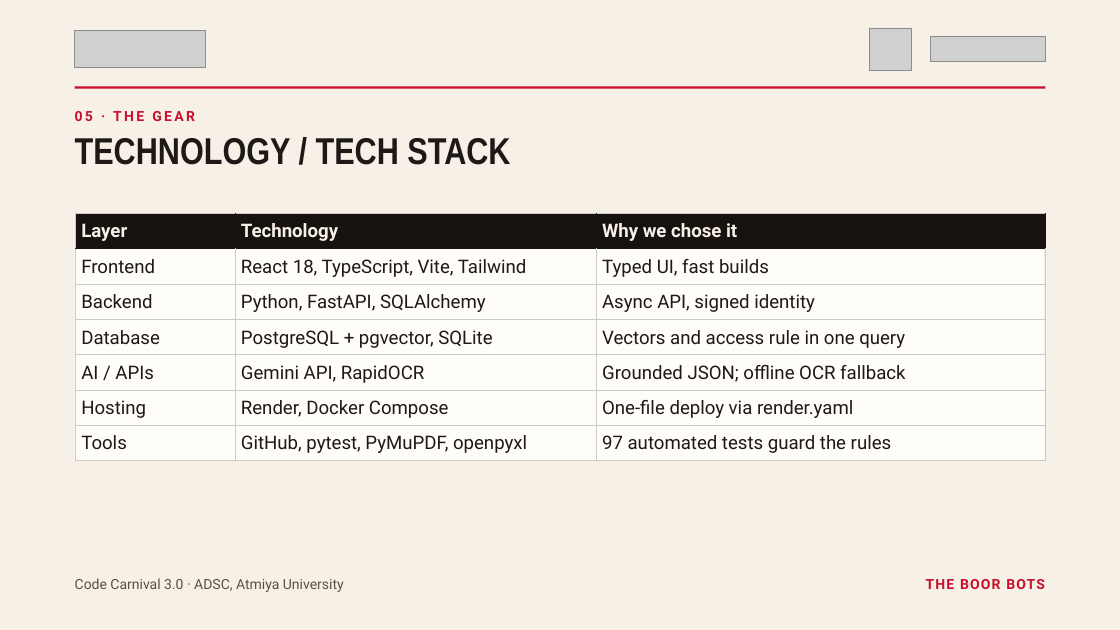
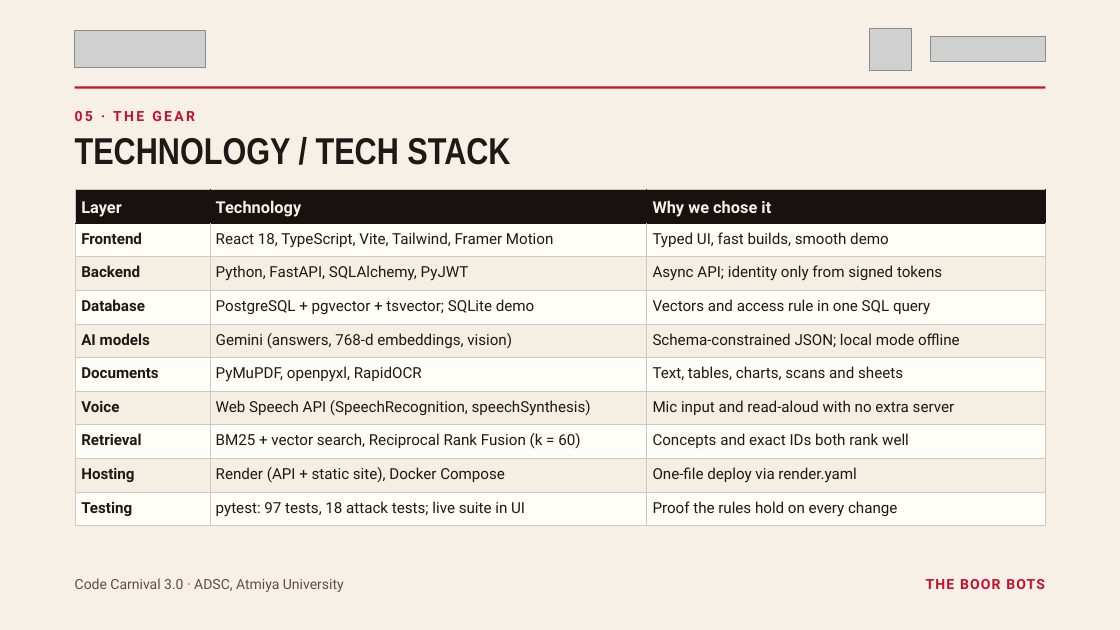
Before and after one commit to Navadeep44/aegisrag-2, a slide deck: slide 6 of docs/SJX3_TheBoorBots_CC3.pptx. Drawn at 1120x630 pixels with LibreOffice and Linux fonts; fonts in the diff are those of the drawing; grey boxes stand for pictures. Boxes give left, top, right and bottom in pixels: in the first picture for what was removed or moved away, otherwise in the second. Text is boxed around its words. In the diff, an @@ line names an element or a change of style, - is before the commit and + after.

```diff
--- a/docs/SJX3_TheBoorBots_CC3.pptx
+++ b/docs/SJX3_TheBoorBots_CC3.pptx
@@ table at bbox=[76, 189, 1045, 525] @@
-row 2: Frontend | React 18, TypeScript, Vite, Tailwind | Typed UI, fast builds
-row 3: Backend | Python, FastAPI, SQLAlchemy | Async API, signed identity
-row 4: Database | PostgreSQL + pgvector, SQLite | Vectors and access rule in one query
-row 5: AI / APIs | Gemini API, RapidOCR | Grounded JSON; offline OCR fallback
-row 6: Hosting | Render, Docker Compose | One-file deploy via render.yaml
-row 7: Tools | GitHub, pytest, PyMuPDF, openpyxl | 97 automated tests guard the rules
+row 2: Frontend | React 18, TypeScript, Vite, Tailwind, Framer Motion | Typed UI, fast builds, smooth demo
+row 3: Backend | Python, FastAPI, SQLAlchemy, PyJWT | Async API; identity only from signed tokens
+row 4: Database | PostgreSQL + pgvector + tsvector; SQLite demo | Vectors and access rule in one SQL query
+row 5: AI models | Gemini (answers, 768-d embeddings, vision) | Schema-constrained JSON; local mode offline
+row 6: Documents | PyMuPDF, openpyxl, RapidOCR | Text, tables, charts, scans and sheets
+row 7: Voice | Web Speech API (SpeechRecognition, speechSynthesis) | Mic input and read-aloud with no extra server
+row 8: Retrieval | BM25 + vector search, Reciprocal Rank Fusion (k = 60) | Concepts and exact IDs both rank well
+row 9: Hosting | Render (API + static site), Docker Compose | One-file deploy via render.yaml
+row 10: Testing | pytest: 97 tests, 18 attack tests; live suite in UI | Proof the rules hold on every change
@@ table: place and size @@
-table at bbox=[76, 213, 1045, 460]
+table at bbox=[76, 189, 1045, 525]
```
Also in this commit, not shown: 7 other slides changed, 19 other files.
